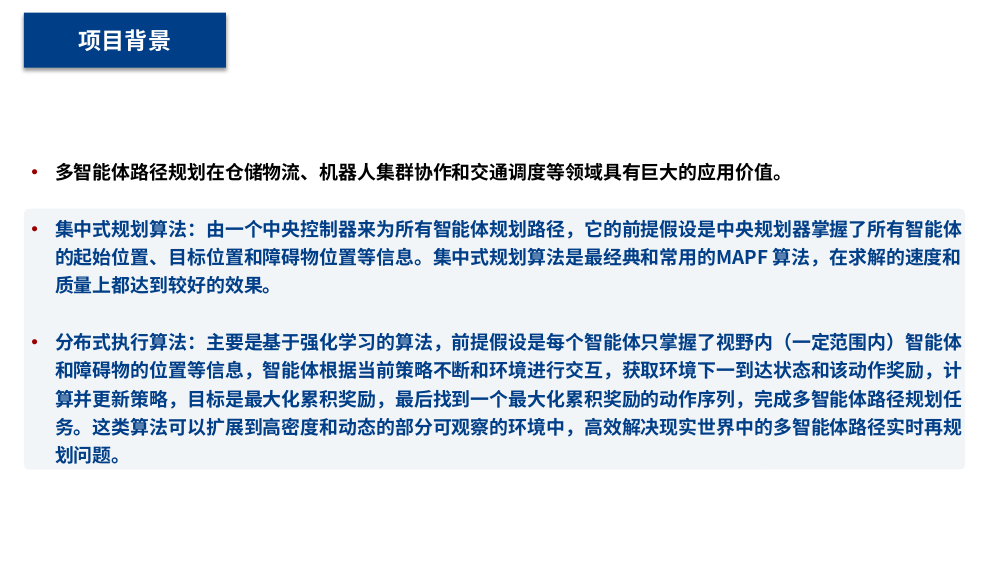
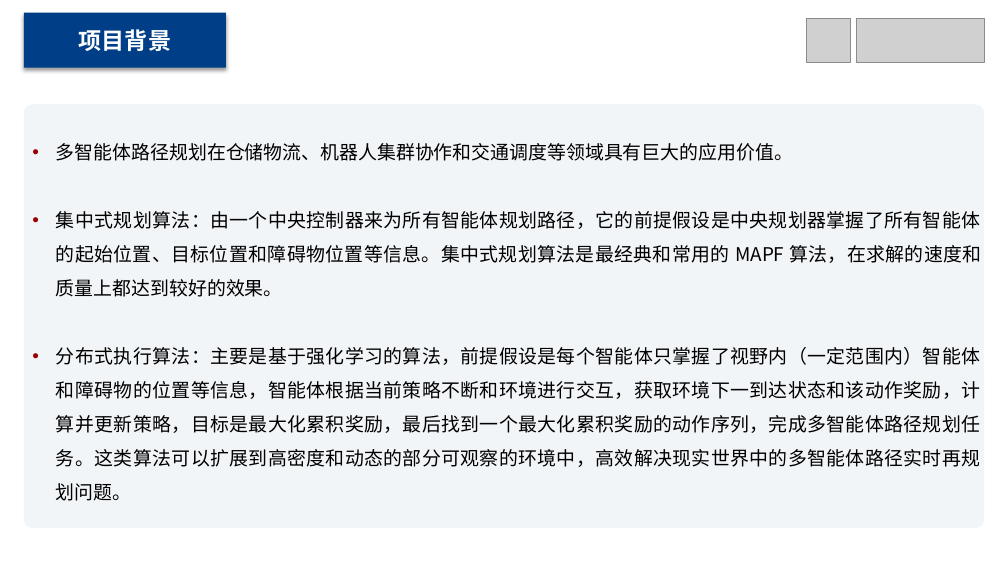
Before and after one commit to MinmusLin/Reinforcement_Learning_Based_Multi_Agent_Path_Finding, a slide deck: slide 6 of Presentation.pptx. Drawn at 1008x567 pixels with LibreOffice and Linux fonts; fonts in the diff are those of the drawing; grey boxes stand for pictures. Boxes give left, top, right and bottom in pixels: in the first picture for what was removed or moved away, otherwise in the second. Text is boxed around its words. In the diff, an @@ line names an element or a change of style, - is before the commit and + after.

```diff
--- a/Presentation.pptx
+++ b/Presentation.pptx
@@ picture added at (807,18,851,62) @@
@@ picture added at (856,18,984,62) @@
@@ rounded rectangle "多智能体路径规划在仓储物流、机器人集群协作和交通调度等领域具有巨大的应用价值。": place and size @@
-rounded rectangle "多智能体路径规划在仓储物流、机器人集群协作和交通调度等领域具有巨大的应用价值。" at (24,209,966,470)
+rounded rectangle "多智能体路径规划在仓储物流、机器人集群协作和交通调度等领域具有巨大的应用价值。" at (24,104,985,529)
@@ text in rounded rectangle at (56,143,980,501): bold off in "多智能体路径规划在仓储物流、机器人集群协作和交通调度等领域具有巨大的应用价值。", "分布式执行算法：主要是基于强化学习的算法，前提假设是每个智能体只掌握了视野内（一定范围内）智能体和障碍物的位置等信息，智 ..."; text colour #003E87 to #000000 in "分布式执行算法：主要是基于强化学习的算法，前提假设是每个智能体只掌握了视野内（一定范围内）智能体和障碍物的位置等信息，智 ..."; alignment left to justified; line spacing 1.25 to 1.5 @@
@@ text in rounded rectangle at (56,211,981,297): text changed; text colour #003E87 to #000000; bold off @@
-• 集中式规划算法：由一个中央控制器来为所有智能体规划路径，它的前提假设是中央规划器掌握了所有智能体的起始位置、目标位置和障碍物位置等信息。集中式规划算法是最经典和常用的MAPF 算法，在求解的速度和质量上都达到较好的效果。
+• 集中式规划算法：由一个中央控制器来为所有智能体规划路径，它的前提假设是中央规划器掌握了所有智能体的起始位置、目标位置和障碍物位置等信息。集中式规划算法是最经典和常用的 MAPF 算法，在求解的速度和质量上都达到较好的效果。
```
Also in this commit, not shown: 16 other slides changed, 1 slide added, 2 slides removed.
